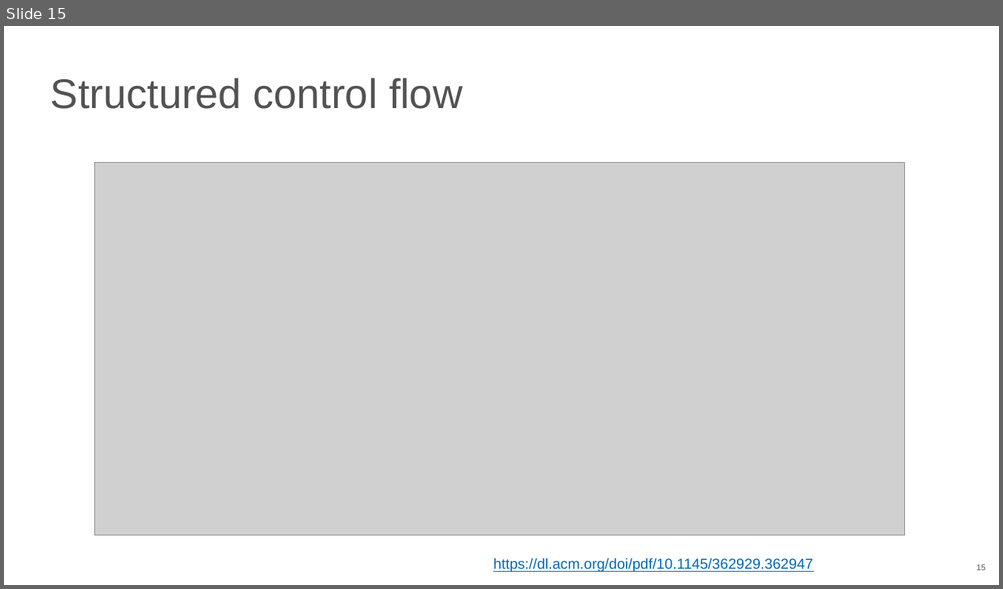
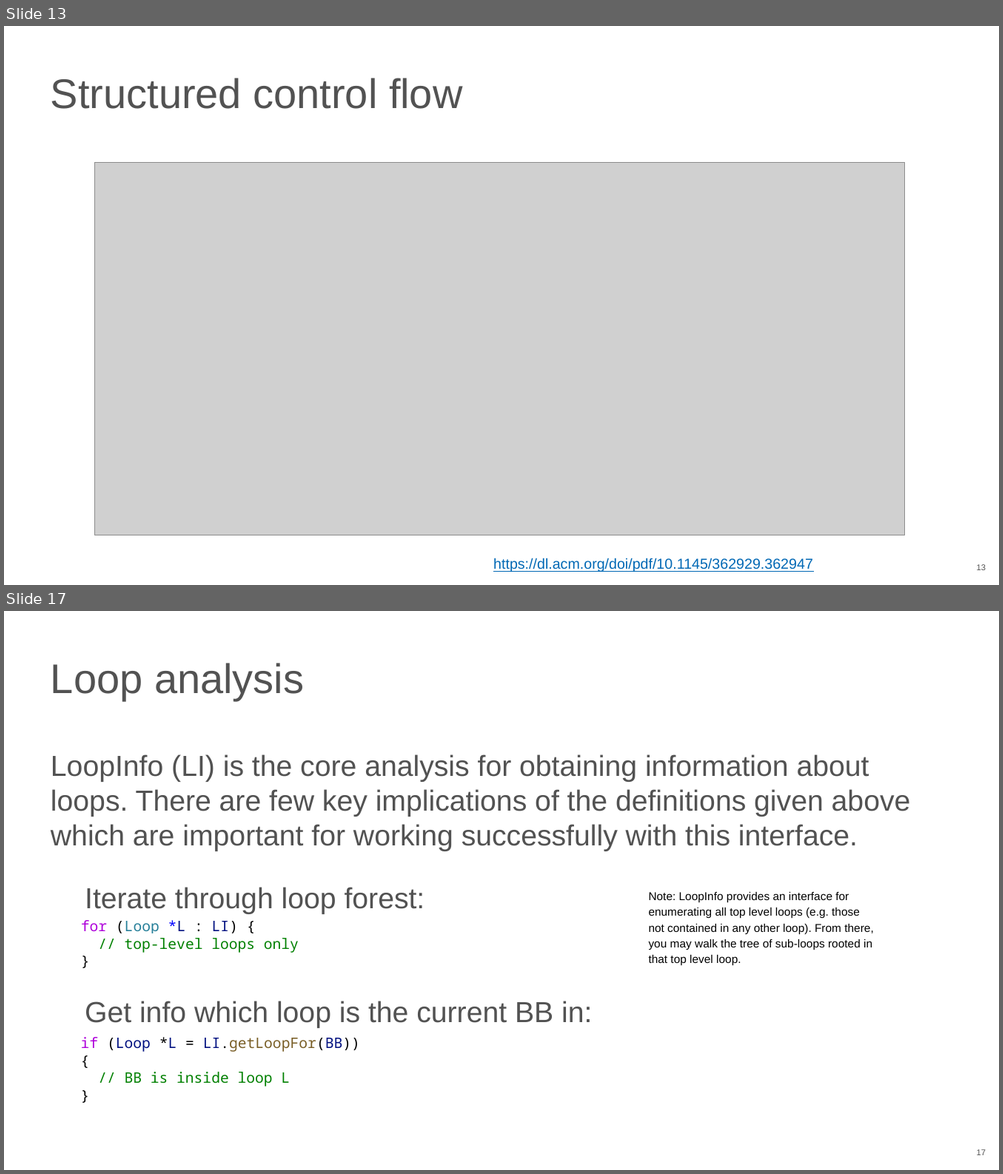
Before and after one commit to NN-complr-tech/Complr-course-lectures, a slide deck: 06-Optimizations-2.pptx. Shown one above the other, each under a label of ours: slide 15 before the commit, slides 13 and 17 after it; the slides between them are not shown. The pictures are 1003x589 and 1003x1174 pixels, drawn with LibreOffice and Linux fonts; fonts in the diff are those of the drawing; grey boxes stand for pictures. Boxes give left, top, right and bottom in pixels: in the first picture for what was removed or moved away, otherwise in the second. Text is boxed around its words. In the diff, an @@ line names an element or a change of style, - is before the commit and + after.

```diff
--- a/06-Optimizations-2.pptx
+++ b/06-Optimizations-2.pptx
@@ slide 17 added at (4,611,999,1170), background #FFFFFF; not listed: 1 template element that a slide beside it also shows @@
@@ title added at (51,663,304,701), 40 pt, text #525252 @@
+Loop analysis
@@ text added at (51,755,910,851), 28 pt, text #525252 @@
+LoopInfo (LI) is the core analysis for obtaining information about loops. There are few key implications of the definitions given above which are important for working successfully with this interface.
@@ text added at (85,887,425,914), 28 pt, text #525252 @@
+Iterate through loop forest:
@@ text added at (649,892,873,966), 11 pt, text #000000 @@
+Note: LoopInfo provides an interface for enumerating all top level loops (e.g. those not contained in any other loop). From there, you may walk the tree of sub-loops rooted in that top level loop.
@@ text added at (81,920,299,953), 14 pt, text #008000 @@
+for (Loop *L : LI) {
+// top-level loops only
+}
@@ text added at (85,1001,592,1028), 28 pt, text #525252 @@
+Get info which loop is the current BB in:
@@ text added at (81,1037,360,1087), 14 pt, text #008000 @@
+if (Loop *L = LI.getLoopFor(BB)) {
+// BB is inside loop L
+}
@@ what was slide 15 is now slide 13 @@
@@ page number at (976,565,985,571): text changed @@
-15
+13
```
Also in this commit, not shown: 6 slides changed, 5 other slides added.
